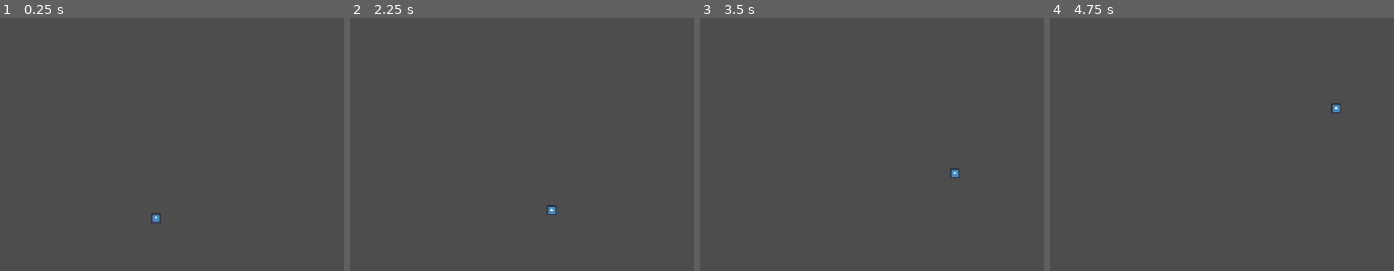
Above: before the commit, frames 1-4 (left to right).
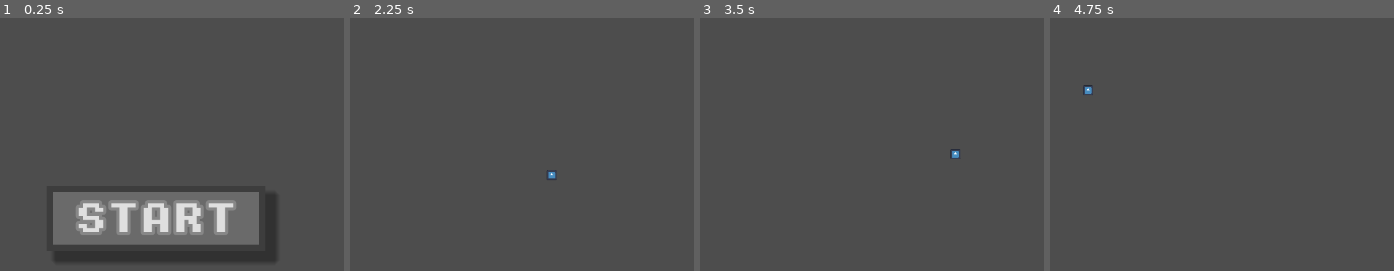
Above: after the commit, the same moments.

Repository: Pluspolar/Game-Jam-Group-3
Game: Godot game, scene res://Scenes/menu.tscn
Two runs of this game, one before a commit and one after it. Both use one fixed random seed, a clock stepped at 60 frames per second and the inputs below. Before the commit the project starts from res://Scenes/main.tscn. The engine's default icon, where the game draws it, is replaced by a stand-in: a white triangle on a blue panel in a dark square.
Inputs (mouse positions are in pixels of both pictures, inside the frame that each line leads up to):
- Up to frame 1 (0.25 s): no input
- Up to frame 2 (2.25 s): click (504, 217) at 0.5 s, where only the run after the commit has a clickable "START"; tap Enter at 1.25 s; move the mouse to (outside the picture) at 1.27 s; hold W (climb) 1.28-2.03 s; hold D (right) from 1.28 s (still down); tap Space (jump) at 1.52, 2 s; move the mouse to (outside the picture) at 2.02 s; tap W (climb) at 2.1 s
- Up to frame 3 (3.5 s): tap Space (jump) at 2.27 s; move the mouse to (937, 119) at 2.77 s; release D (right) at 2.78 s; press the mouse at (937, 119) at 2.78 s; hold A (left) from 2.78 s (still down); tap W (climb) at 3.05 s
- Up to frame 4 (4.75 s): tap Enter at 3.5 s; move the mouse to (outside the picture) at 3.52 s; release A (left) at 3.53 s; release the mouse at (outside the picture) at 3.53 s; hold D (right) from 3.53 s (still down); tap W (climb) at 3.6 s; tap Space (jump) at 3.77, 4.25, 4.52 s; move the mouse to (outside the picture) at 4.27 s; hold W (climb) from 4.28 s (still down)

The runs differ from the first frame. In frame 1, 16% of the frame differs, in the area x 15-81%, y 68-97%; in frame 2, 0.2%; in frame 3, 0.2%; in frame 4, 0.2%.

Commit message:
Start Menu and Moving Some Stuff
Added a few fonts and also the start button

Diff:
--- /dev/null
+++ b/game-jam/Scenes/button.gd
@@ -0,0 +1,18 @@
+extends Button
+
+var mouse_enter : bool = false
+
+func _process(delta: float) -> void:
+	if mouse_enter:
+		rotation_degrees += (sin(Global.timer/12) * 5 - rotation_degrees) * 0.2 / delta * delta
+	else: rotation_degrees += (0 - rotation_degrees) * 0.2 / delta * delta
+
+func _on_mouse_entered() -> void:
+	mouse_enter = true
+
+func _on_mouse_exited() -> void:
+	mouse_enter = false
+
+func _on_button_down() -> void:
+	await get_tree().create_timer(0.05).timeout
+	get_tree().change_scene_to_file("res://Scenes/main.tscn")
--- a/game-jam/Scenes/main.gd
+++ b/game-jam/Scenes/main.gd
@@ -3,8 +3,8 @@
 
 @onready var player := $Player
 @onready var cam := $Cam
-@onready var raycast_wall := $RayCast_wall
-@onready var raycast_silky := $RayCast_silky
+@onready var raycast_wall := $Player/RayCast_wall
+@onready var raycast_silky := $Player/RayCast_silky
 @export var string_amount : float = 40 #Use Even Number
 @export var stretchiness : float = 400
 @export var x_stretch : float = 0.75  #it's better to be between 0-1, it streches more based on the x axis
@@ -13,12 +13,14 @@
 @export var speed_limit: float = 10000
 @export var string_power: float = 1.5
 @export var player_range: float = 400.0
+@onready var old_cam : Vector2 = cam.position
 
 var last_raycast_point : Vector2 = Vector2(0,0)
 var global_mouse_pos : Vector2
 var strecth_amount : float = 0
 #var mouse_point : Vector2
 var distance : float
+var cam_wobble : Vector2 = Vector2(0,0)
 
 func _ready() -> void:
 	line = Line2D.new()
@@ -49,6 +51,7 @@
 	line.add_point(Global.string_target)
 
 func _process(delta: float) -> void:
+
 	global_mouse_pos = get_global_mouse_position()
 
 	if Global.is_swinging:
@@ -69,21 +72,24 @@
 	else:
 		line.clear_points()
 
+	if player.velocity.y > 1000: cam_wobble = Vector2((player.velocity.y-1000)*0.003 * sin(Global.timer/4), (player.velocity.y-1000)*0.003 * sin(Global.timer/(3.1415)))
 	var cam_interpolation : float = 0.1*(1+(pow(abs(player.velocity.y), 1.2)*0.001))
 	var player_velocity_limit : float = player.velocity.y
 	player_velocity_limit /= 1+(player_velocity_limit*0.0003)
 	player_velocity_limit = player_velocity_limit*0.1 + player.position.y + (get_viewport().get_mouse_position().y-(get_viewport().size.y/2))*0.2
-	if cam_interpolation < 1: cam.position.y += (player_velocity_limit - cam.position.y) * cam_interpolation / delta * delta
-	else: cam.position.y = player_velocity_limit
+	if cam_interpolation < 1: old_cam.y += (player_velocity_limit - old_cam.y) * cam_interpolation / delta * delta
+	else: old_cam.y = player_velocity_limit
+	old_cam.y = player_velocity_limit
+	cam.position = old_cam
+	cam.position += cam_wobble
 
-	raycast_wall.global_position = player.global_position
 	raycast_wall.target_position = global_mouse_pos - raycast_wall.global_position
 	var dis_raycast_target = raycast_wall.global_position.distance_to(global_mouse_pos)
 	if dis_raycast_target > player_range:
 		raycast_wall.target_position = raycast_wall.global_position.direction_to(global_mouse_pos) * player_range
 
-	raycast_silky.global_position = raycast_wall.global_position
 	raycast_silky.target_position = raycast_wall.target_position
+
 	#print(raycast.get_collision_point())
 
 func _unhandled_input(event: InputEvent) -> void:
--- a/game-jam/Scenes/main.tscn
+++ b/game-jam/Scenes/main.tscn
@@ -4,18 +4,15 @@
 [ext_resource type="PackedScene" uid="uid://cp63kc2ym1jcn" path="res://Scenes/player.tscn" id="1_jjgbg"]
 [ext_resource type="PackedScene" uid="uid://c3kjx72nr0ib0" path="res://Scenes/walls.tscn" id="3_8gbba"]
 [ext_resource type="PackedScene" uid="uid://5lm2bec2knbt" path="res://Scenes/silky_wall.tscn" id="4_jjvhh"]
+[ext_resource type="Script" uid="uid://dbh2j2tkidrss" path="res://Scenes/wall.gd" id="5_kry3j"]
 
 [sub_resource type="RectangleShape2D" id="RectangleShape2D_8gbba"]
-size = Vector2(126, 1206)
-
-[sub_resource type="RectangleShape2D" id="RectangleShape2D_jjvhh"]
-size = Vector2(1324.25, 106.5)
+size = Vector2(126, 1922)
 
 [node name="main" type="Node2D" unique_id=1425132053]
 script = ExtResource("1_bo1nx")
-
-[node name="Player" parent="." unique_id=38737271 instance=ExtResource("1_jjgbg")]
-position = Vector2(640, 361)
+stretchiness = 350.0
+string_power = 1.75
 
 [node name="walls" parent="." unique_id=1711967700 instance=ExtResource("3_8gbba")]
 metadata/_edit_lock_ = true
@@ -23,40 +20,21 @@
 [node name="Cam" type="Camera2D" parent="." unique_id=1260990897]
 position = Vector2(640, 360)
 
-[node name="wall" type="StaticBody2D" parent="Cam" unique_id=381503685]
-position = Vector2(-640, -360)
+[node name="Silky_wall" parent="." unique_id=1590487600 instance=ExtResource("4_jjvhh")]
+
+[node name="wall" type="CharacterBody2D" parent="." unique_id=874098348]
 collision_layer = 2
+script = ExtResource("5_kry3j")
 
-[node name="CollisionShape2D" type="CollisionShape2D" parent="Cam/wall" unique_id=344616767]
-position = Vector2(53, 367)
+[node name="CollisionShape2D" type="CollisionShape2D" parent="wall" unique_id=344616767]
+position = Vector2(66, 357)
 shape = SubResource("RectangleShape2D_8gbba")
 debug_color = Color(0.9775489, 0, 0.4069383, 0.41960785)
 
-[node name="CollisionShape2D2" type="CollisionShape2D" parent="Cam/wall" unique_id=1038984307]
-position = Vector2(1222, 364)
+[node name="CollisionShape2D2" type="CollisionShape2D" parent="wall" unique_id=1038984307]
+position = Vector2(1220, 345)
 shape = SubResource("RectangleShape2D_8gbba")
 debug_color = Color(0.9775489, 0, 0.4069383, 0.41960785)
 
-[node name="CollisionShape2D3" type="CollisionShape2D" parent="Cam/wall" unique_id=1553283514]
-position = Vector2(630.125, 927.25)
-shape = SubResource("RectangleShape2D_jjvhh")
-debug_color = Color(0.9764706, 0, 0.40784314, 0.41960785)
-
-[node name="CollisionShape2D4" type="CollisionShape2D" parent="Cam/wall" unique_id=1714172986]
-position = Vector2(636, -181)
-shape = SubResource("RectangleShape2D_jjvhh")
-debug_color = Color(0.9764706, 0, 0.40784314, 0.41960785)
-
-[node name="RayCast_wall" type="RayCast2D" parent="." unique_id=259199551]
-target_position = Vector2(0, 0)
-collision_mask = 2
-hit_from_inside = true
-
-[node name="RayCast_silky" type="RayCast2D" parent="." unique_id=351340736]
-target_position = Vector2(0, 0)
-collision_mask = 4
-hit_from_inside = true
-collide_with_areas = true
-collide_with_bodies = false
-
-[node name="Silky_wall" parent="." unique_id=1590487600 instance=ExtResource("4_jjvhh")]
+[node name="Player" parent="." unique_id=38737271 instance=ExtResource("1_jjgbg")]
+position = Vector2(640, 361)
--- /dev/null
+++ b/game-jam/Scenes/menu.tscn
@@ -0,0 +1,74 @@
+[gd_scene format=3 uid="uid://exegsfccfjbt"]
+
+[ext_resource type="FontFile" uid="uid://cyge4tlc7d2iw" path="res://pixel font/dogicapixelbold.ttf" id="2_cayip"]
+[ext_resource type="Script" uid="uid://bqgqkdyg4ricy" path="res://Scenes/button.gd" id="2_xhh6f"]
+
+[sub_resource type="StyleBoxFlat" id="StyleBoxFlat_1rerr"]
+bg_color = Color(0.4149491, 0.4149491, 0.4149491, 1)
+border_width_left = 10
+border_width_top = 10
+border_width_right = 10
+border_width_bottom = 10
+border_color = Color(0.23753911, 0.23753914, 0.23753911, 1)
+corner_detail = 2
+shadow_color = Color(0.11858138, 0.11858138, 0.11858138, 0.6)
+shadow_size = 9
+shadow_offset = Vector2(15, 15)
+
+[sub_resource type="StyleBoxFlat" id="StyleBoxFlat_cayip"]
+bg_color = Color(0.16206548, 0.16206563, 0.16206554, 1)
+border_width_left = 10
+border_width_top = 10
+border_width_right = 10
+border_width_bottom = 10
+border_color = Color(0.6789437, 0.6789437, 0.6789436, 1)
+corner_detail = 2
+shadow_color = Color(0.11858138, 0.11858138, 0.11858138, 0.6)
+shadow_size = 9
+shadow_offset = Vector2(15, 15)
+
+[sub_resource type="StyleBoxFlat" id="StyleBoxFlat_xhh6f"]
+bg_color = Color(0.27387273, 0.27387273, 0.27387273, 1)
+border_width_left = 10
+border_width_top = 10
+border_width_right = 10
+border_width_bottom = 10
+border_color = Color(0.3647059, 0.3647059, 0.3647059, 1)
+corner_detail = 2
+shadow_color = Color(0.11858138, 0.11858138, 0.11858138, 0.6)
+shadow_size = 9
+shadow_offset = Vector2(15, 15)
+
+[node name="menu" type="Node2D" unique_id=1093129808]
+
+[node name="CanvasLayer" type="CanvasLayer" parent="." unique_id=1829473894]
+
+[node name="Button" type="Button" parent="CanvasLayer" unique_id=240006197]
+anchors_preset = -1
+anchor_left = 0.40859374
+anchor_top = 0.45277783
+anchor_right = 0.5914062
+anchor_bottom = 0.5472222
+offset_left = -58.0
+offset_top = -19.0
+offset_right = 58.0
+offset_bottom = 17.0
+grow_horizontal = 2
+grow_vertical = 2
+pivot_offset = Vector2(175, 51.99997)
+theme_override_colors/font_pressed_color = Color(0.2, 0.2, 0.2, 1)
+theme_override_colors/font_outline_color = Color(0.52906674, 0.52906674, 0.52906656, 1)
+theme_override_constants/outline_size = 20
+theme_override_fonts/font = ExtResource("2_cayip")
+theme_override_font_sizes/font_size = 52
+theme_override_styles/normal = SubResource("StyleBoxFlat_1rerr")
+theme_override_styles/pressed = SubResource("StyleBoxFlat_cayip")
+theme_override_styles/hover = SubResource("StyleBoxFlat_xhh6f")
+text = "START"
+icon_alignment = 1
+script = ExtResource("2_xhh6f")
+metadata/_edit_use_anchors_ = true
+
+[connection signal="button_down" from="CanvasLayer/Button" to="CanvasLayer/Button" method="_on_button_down"]
+[connection signal="mouse_entered" from="CanvasLayer/Button" to="CanvasLayer/Button" method="_on_mouse_entered"]
+[connection signal="mouse_exited" from="CanvasLayer/Button" to="CanvasLayer/Button" method="_on_mouse_exited"]
--- a/game-jam/Scenes/player.gd
+++ b/game-jam/Scenes/player.gd
@@ -24,7 +24,8 @@
 
 	#var temp_vel_y : float = delta * dir_to_mouse.y * 100
 	if can_climb and Global.is_swinging and position.y > Global.string_target.y and velocity.y*0.4 + position.y > Global.string_target.y and abs(velocity.x) + abs(velocity.y) <= 200:
-		velocity.x *= 0.94 / delta * delta
+		#velocity.x *= 0.94 / delta * delta
+		velocity.x *= 0.92 / delta * delta
 		velocity += position.direction_to(Global.string_target) * delta * 50
 	elif not (is_on_wall() and abs(get_wall_normal().x) <= 0.8):
 		velocity.y += 1000 * delta
@@ -71,16 +72,16 @@
 
 	if abs(old_vel.x)*0.5 + abs(old_vel.y) >= 1000:
 		if is_on_ceiling():
-			$Reversable/particles/up.emitting = true
+			$Reversable/particles/up.restart()
 		if is_on_floor():
-			$Reversable/particles/down.emitting = true
+			$Reversable/particles/down.restart()
 
 	if abs(old_vel.x) + abs(old_vel.y)*0.5 > 1250:
 		if is_on_wall():
 			if get_wall_normal().x < 0:
-				$Reversable/particles/right.emitting = true
+				$Reversable/particles/right.restart()
 			else:
-				$Reversable/particles/left.emitting = true
+				$Reversable/particles/left.restart()
 
 	if is_on_wall() and abs(old_vel.x) + abs(old_vel.y)*0.5 > 1250 and not already_on_wall:
 		velocity.x = old_vel.x*-0.1
--- a/game-jam/Scenes/player.tscn
+++ b/game-jam/Scenes/player.tscn
@@ -38,7 +38,7 @@
 [node name="left" type="CPUParticles2D" parent="Reversable/particles" unique_id=1282181884]
 emitting = false
 amount = 40
-lifetime = 2.0
+lifetime = 3.0
 one_shot = true
 explosiveness = 1.0
 spread = 80.0
@@ -51,7 +51,7 @@
 position = Vector2(16, 0)
 emitting = false
 amount = 40
-lifetime = 2.0
+lifetime = 3.0
 one_shot = true
 explosiveness = 1.0
 direction = Vector2(-1, 0)
@@ -65,7 +65,7 @@
 position = Vector2(8, 8)
 emitting = false
 amount = 40
-lifetime = 2.0
+lifetime = 3.0
 one_shot = true
 explosiveness = 1.0
 direction = Vector2(0, -1)
@@ -79,7 +79,7 @@
 position = Vector2(8, -8)
 emitting = false
 amount = 40
-lifetime = 2.0
+lifetime = 3.0
 one_shot = true
 explosiveness = 1.0
 direction = Vector2(0, 1)
@@ -91,3 +91,15 @@
 
 [node name="Hitbox" type="CollisionShape2D" parent="." unique_id=102091354]
 shape = SubResource("RectangleShape2D_cvnsp")
+
+[node name="RayCast_wall" type="RayCast2D" parent="." unique_id=1728628983]
+target_position = Vector2(0, 0)
+collision_mask = 2
+hit_from_inside = true
+
+[node name="RayCast_silky" type="RayCast2D" parent="." unique_id=1102427421]
+target_position = Vector2(0, 0)
+collision_mask = 4
+hit_from_inside = true
+collide_with_areas = true
+collide_with_bodies = false
--- /dev/null
+++ b/game-jam/Scenes/wall.gd
@@ -0,0 +1,4 @@
+extends CharacterBody2D
+
+func _process(delta: float) -> void:
+	position.y = get_parent().get_node("Player").position.y - 240
--- a/game-jam/global.gd
+++ b/game-jam/global.gd
@@ -2,6 +2,10 @@
 
 var string_target: Vector2
 var is_swinging: bool = false
+var timer: float = 0
+
+func _process(delta: float) -> void:
+	timer += 100 * delta
 
 func _unhandled_input(event: InputEvent) -> void:
 	if event.is_action_pressed("jump") and is_swinging:
--- a/game-jam/project.godot
+++ b/game-jam/project.godot
@@ -11,7 +11,7 @@
 [application]
 
 config/name="Game_Jam"
-run/main_scene="uid://daeno82nw8grw"
+run/main_scene="uid://exegsfccfjbt"
 config/features=PackedStringArray("4.6", "GL Compatibility")
 config/icon="res://icon.svg"
 
@@ -23,6 +23,7 @@
 
 window/size/viewport_width=1280
 window/size/viewport_height=720
+window/stretch/mode="viewport"
 
 [input]
 
Not shown, added: game-jam/Scenes/button.gd.uid
Not shown, added: game-jam/Scenes/wall.gd.uid
Binary file added: game-jam/pixel font/dogica.ttf
Not shown, added: game-jam/pixel font/dogica.ttf.import
Binary file added: game-jam/pixel font/dogicabold.ttf
Not shown, added: game-jam/pixel font/dogicabold.ttf.import
Binary file added: game-jam/pixel font/dogicapixel.ttf
Not shown, added: game-jam/pixel font/dogicapixel.ttf.import
Binary file added: game-jam/pixel font/dogicapixelbold.ttf
Not shown, added: game-jam/pixel font/dogicapixelbold.ttf.import
Binary file added: game-jam/pixel font/pixel.ttf
Not shown, added: game-jam/pixel font/pixel.ttf.import
